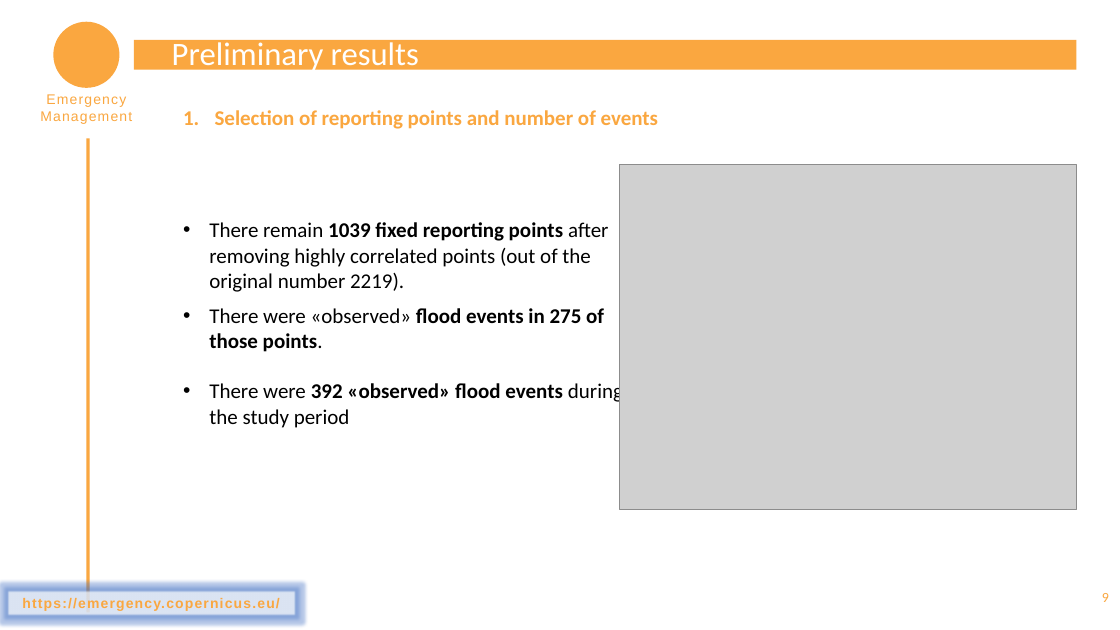
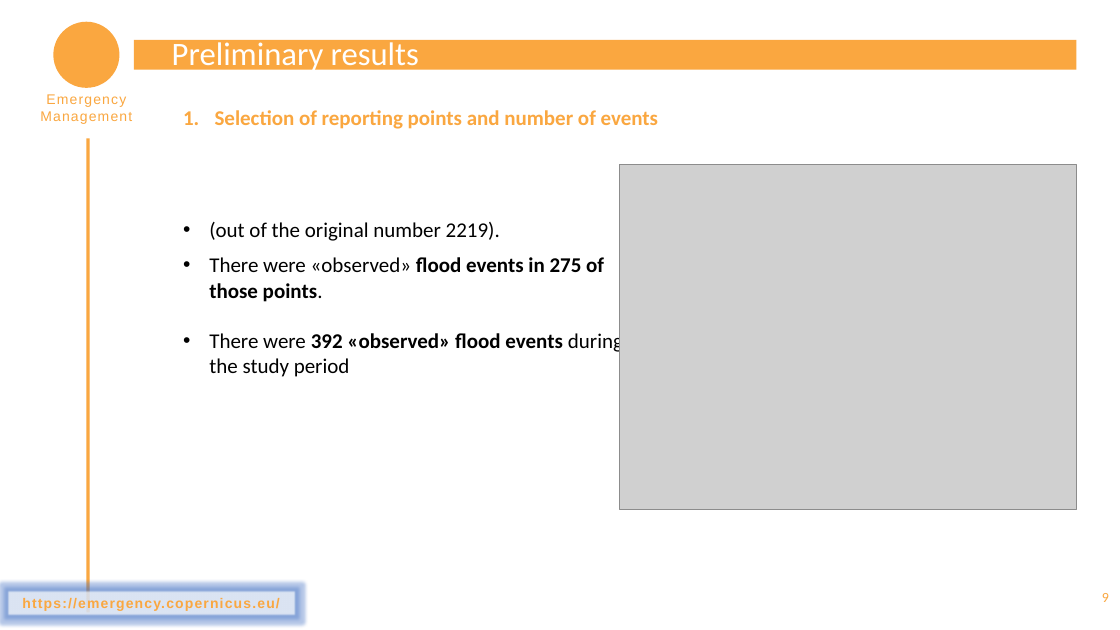
Before and after one commit to casadoj/EFAS_skill, a slide deck: slide 9 of docs/meetings/20230216_meeting_working_group.pptx. Drawn at 1120x630 pixels with LibreOffice and Linux fonts; fonts in the diff are those of the drawing; grey boxes stand for pictures; background and template pictures are left out. Boxes give left, top, right and bottom in pixels: in the first picture for what was removed or moved away, otherwise in the second. Text is boxed around its words. In the diff, an @@ line names an element or a change of style, - is before the commit and + after.

Commit message:
update selection of reporting points

```diff
--- a/docs/meetings/20230216_meeting_working_group.pptx
+++ b/docs/meetings/20230216_meeting_working_group.pptx
@@ text at [209,222,500,241]: text changed @@
-• There remain 1039 fixed reporting points after removing highly correlated points (out of the original number 2219).
+• (out of the original number 2219).
```
Also in this commit, not shown: 1 other slide changed, 4 other files.
